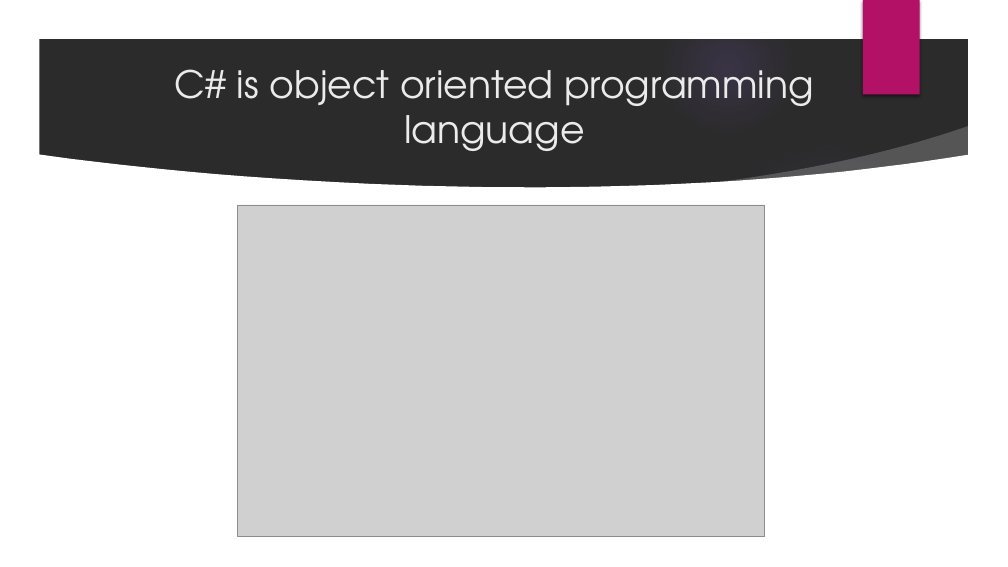
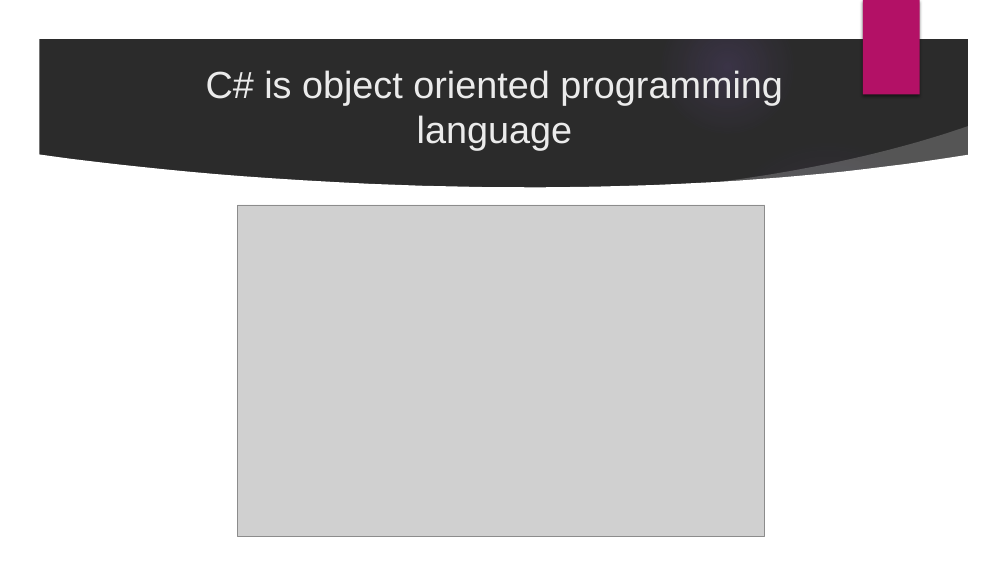
Before and after one commit to velizar92/CSharp-Programming-Presentations, a slide deck: slide 4 of C# Basics.pptx. Drawn at 1008x567 pixels with LibreOffice and Linux fonts; fonts in the diff are those of the drawing; grey boxes stand for pictures; background and template pictures are left out; a plain dark background stands for a picture behind light text. Boxes give left, top, right and bottom in pixels: in the first picture for what was removed or moved away, otherwise in the second. Text is boxed around its words. In the diff, an @@ line names an element or a change of style, - is before the commit and + after.

```diff
--- a/C# Basics.pptx
+++ b/C# Basics.pptx
@@ title "C# is object oriented programming ..." at (x1=206, y1=70, x2=783, y2=150): font TeX Gyre Adventor to Arial @@
```
Also in this commit, not shown: 3 other slides changed, 6 slides added.
